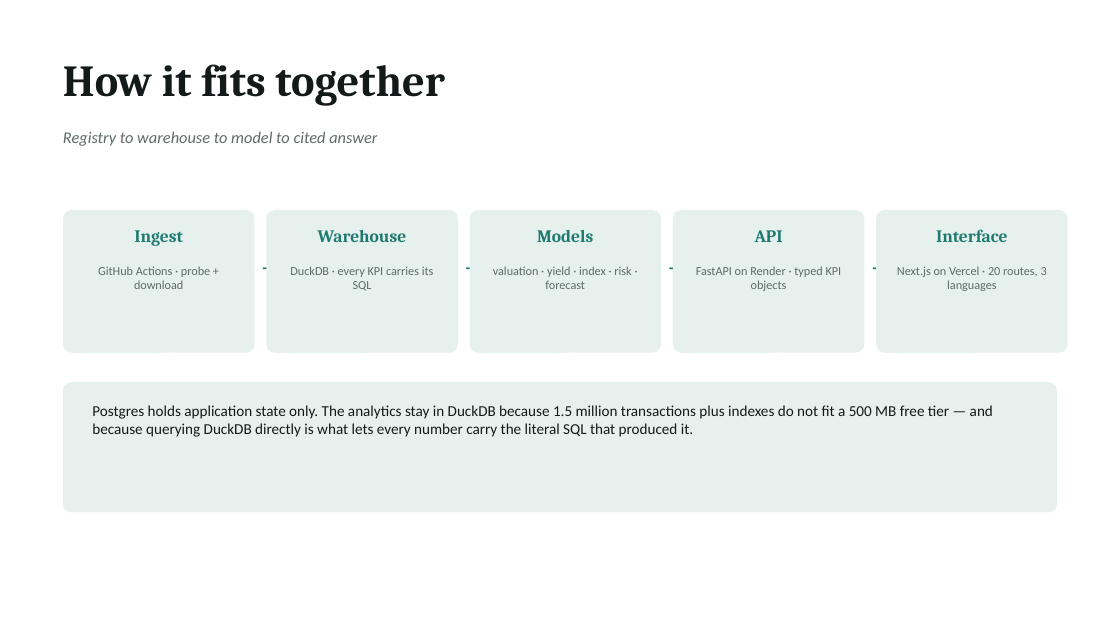
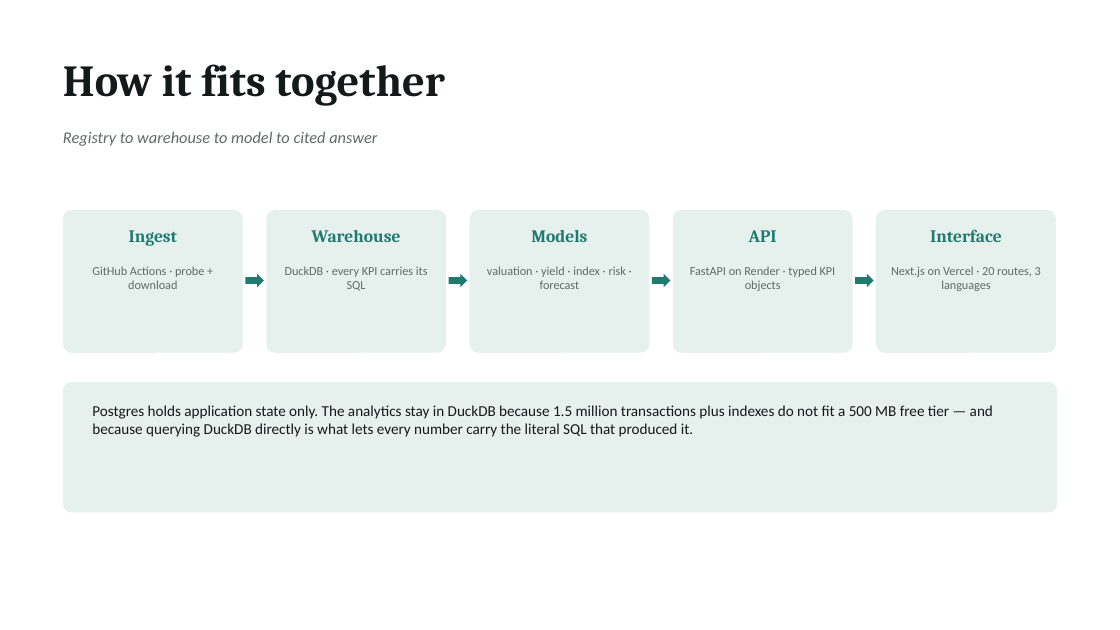
Before and after one commit to krish2105/YIELDMAP-AI-in-Finance, a slide deck: slide 4 of docs/AI217_YIELDMAP_deck.pptx. Drawn at 1120x630 pixels with LibreOffice and Linux fonts; fonts in the diff are those of the drawing. Boxes give left, top, right and bottom in pixels: in the first picture for what was removed or moved away, otherwise in the second. Text is boxed around its words. In the diff, an @@ line names an element or a change of style, - is before the commit and + after.

```diff
--- a/docs/AI217_YIELDMAP_deck.pptx
+++ b/docs/AI217_YIELDMAP_deck.pptx
@@ rounded rectangle resized from (x1=63, y1=210, x2=255, y2=353) to (x1=63, y1=210, x2=243, y2=353) @@
@@ text "Ingest" moved from (x1=134, y1=230, x2=183, y2=246) to (x1=129, y1=230, x2=178, y2=246) @@
@@ rounded rectangle resized from (x1=266, y1=210, x2=458, y2=353) to (x1=266, y1=210, x2=446, y2=353) @@
@@ text "Warehouse" moved from (x1=318, y1=230, x2=407, y2=242) to (x1=312, y1=230, x2=401, y2=242) @@
@@ rounded rectangle resized from (x1=470, y1=210, x2=661, y2=353) to (x1=470, y1=210, x2=649, y2=353) @@
@@ text "Models" moved from (x1=537, y1=230, x2=593, y2=242) to (x1=531, y1=230, x2=587, y2=242) @@
@@ rounded rectangle resized from (x1=876, y1=210, x2=1068, y2=353) to (x1=673, y1=210, x2=853, y2=353) @@
@@ text "API" moved from (x1=755, y1=230, x2=783, y2=242) to (x1=749, y1=230, x2=777, y2=242) @@
@@ rounded rectangle resized from (x1=673, y1=210, x2=865, y2=353) to (x1=876, y1=210, x2=1056, y2=353) @@
@@ text "Interface" moved from (x1=936, y1=229, x2=1008, y2=242) to (x1=930, y1=229, x2=1002, y2=242) @@
@@ text "GitHub Actions · probe + ..." moved from (x1=98, y1=266, x2=210, y2=289) to (x1=92, y1=266, x2=204, y2=289) @@
@@ text removed at (x1=255, y1=254, x2=290, y2=287) @@
-→
@@ text "DuckDB · every KPI carries ..." moved from (x1=290, y1=266, x2=434, y2=291) to (x1=285, y1=266, x2=428, y2=291) @@
@@ text removed at (x1=458, y1=254, x2=493, y2=287) @@
-→
@@ text "valuation · yield · index ..." moved from (x1=493, y1=266, x2=631, y2=289) to (x1=487, y1=266, x2=626, y2=289) @@
@@ text removed at (x1=661, y1=254, x2=697, y2=287) @@
-→
@@ text "FastAPI on Render · typed ..." moved from (x1=696, y1=266, x2=842, y2=291) to (x1=690, y1=266, x2=836, y2=291) @@
@@ text removed at (x1=865, y1=254, x2=900, y2=287) @@
-→
@@ text "Next.js on Vercel · 20 ..." moved from (x1=897, y1=266, x2=1047, y2=291) to (x1=891, y1=266, x2=1041, y2=291) @@
@@ right arrow added at (x1=245, y1=274, x2=264, y2=287), fill #1F7A70 @@
@@ right arrow added at (x1=449, y1=274, x2=467, y2=287), fill #1F7A70 @@
@@ right arrow added at (x1=652, y1=274, x2=670, y2=287), fill #1F7A70 @@
@@ right arrow added at (x1=855, y1=274, x2=874, y2=287), fill #1F7A70 @@
```
Also in this commit, not shown: 3 other slides changed, 6 other files.
